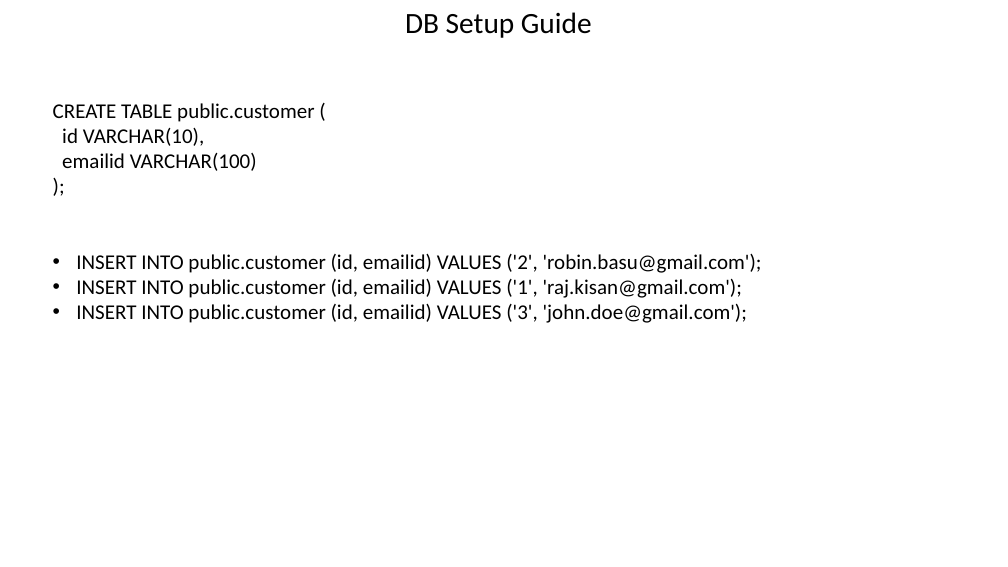
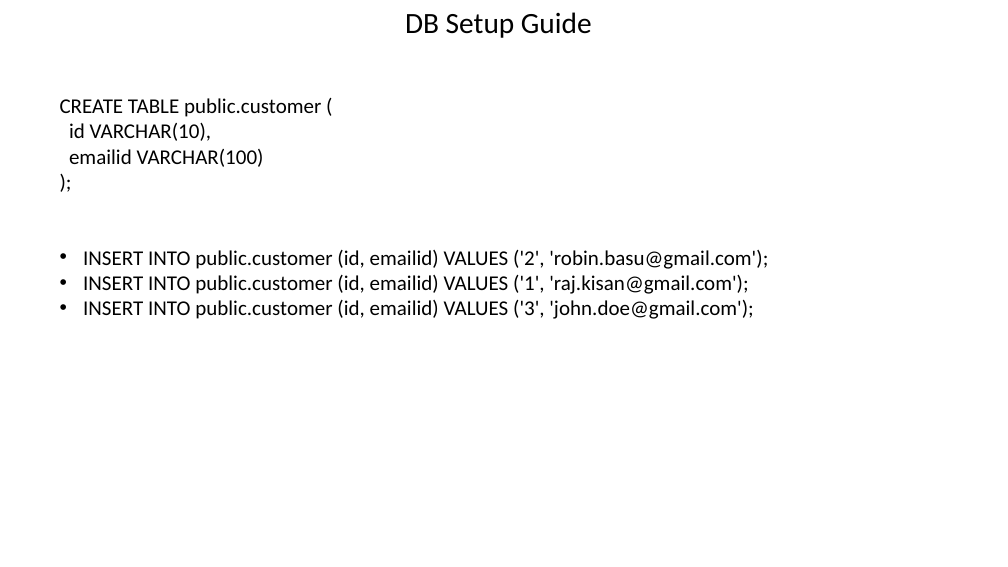
Before and after one commit to raviggu/My-Case-Study, a slide deck: slide 3 of CaseStudy-Setup.pptx. Drawn at 1008x567 pixels with LibreOffice and Linux fonts; fonts in the diff are those of the drawing. Boxes give left, top, right and bottom in pixels: in the first picture for what was removed or moved away, otherwise in the second. Text is boxed around its words. In the diff, an @@ line names an element or a change of style, - is before the commit and + after.

```diff
--- a/CaseStudy-Setup.pptx
+++ b/CaseStudy-Setup.pptx
@@ text "CREATE TABLE public.customer (": place and size @@
-text "CREATE TABLE public.customer (" at (53,103,762,323)
+text "CREATE TABLE public.customer (" at (60,98,768,319)
```
Also in this commit, not shown: 1 other slide changed, 1 slide added.
